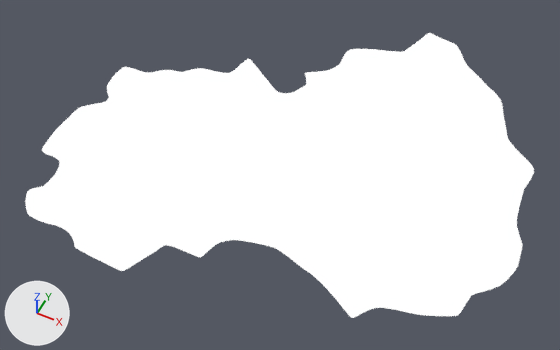
Before and after pictures for a commit that changed the glTF model front/public/models/Fragment/Fragment.glb.
One viewpoint serves both versions: a 50 mm camera at (0.435, -0.963, 1.041) aimed at (-0.019, -0.054, -0.095). The lights are fixed; the arrows at lower left show +X, +Y and +Z. Where no turn or scale is listed for an object, it has been applied to the vertices. Vertices at the same position are counted once.
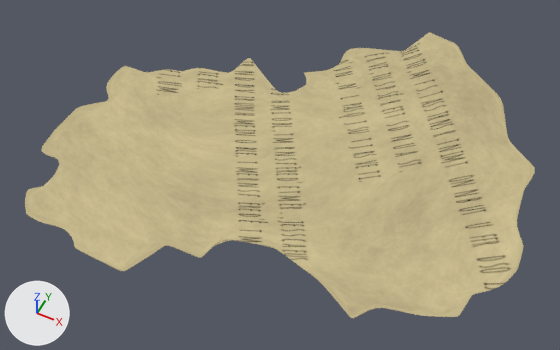
Edits to the scene script, one JSON object a line:
```json
{"op": "add", "block": "img_fragment", "code": ["img_fragment = load_image('Fragment', '_unpacked/Fragment', 1024, 1024, 'sRGB')"]}
{"op": "add", "block": "mat_material_001", "code": "n2 = _N.new('ShaderNodeTexImage'); n2.name = 'Image Texture'"}
{"op": "add", "block": "mat_material_001", "code": "n2.image = img_fragment"}
{"block": "mat_material_001", "where": "n0 = _N.new('ShaderNodeBsdfPrincipled'); n0.name = 'Principled BSDF'"}
{"op": "add", "block": "mat_material_001", "code": "_L.new(n2.outputs[0], n0.inputs[27])  # 'Color' to 'Emission Color'"}
{"block": "me_plane_006", "where": "# used by ob_plane; location = (0.0, 0.0, -0.005)"}
{"op": "remove", "block": "me_plane_006", "code": "me_plane_006.from_pydata(...)  # 2078 vertices, 4152 faces; spans x -0.455..0.454, y -0.408..0.406, z -0.106..-0.005"}
{"op": "add", "block": "me_plane_006", "code": "me_plane_006.from_pydata(...)  # 2638 vertices, 5272 faces; spans x -0.457..0.455, y -0.408..0.406, z -0.106..-0.005"}
{"block": "me_plane_006", "change": "me_plane_006 part 1: 69 vertices moved from x -0.454..0.445, y -0.404..0.388, z -0.095..-0.006 to x -0.455..0.446, y -0.404..0.388, z -0.095..-0.005; 260 vertices removed from x -0.455..0.454, y -0.407..0.405, z -0.095..-0.006; 820 vertices added at x -0.457..0.455, y -0.408..0.406, z -0.096..-0.005"}
{"block": "me_plane_006", "change": "me_plane_006 part 2: 2948 kept faces spanning x -0.455..0.451, y -0.407..0.405, z -0.106..-0.005 get new texture (UV) coordinates"}
```

Where the change shows, as pixel boxes (x1, y1, x2, y2) in the pictures (560 x 350 px):
```json
{"object": "Plane", "change": "surface changed, reshaped", "before": [25, 33, 534, 318], "after": [25, 32, 535, 318], "on screen": "white to beige"}
{"part": 1, "of": "me_plane_006", "change": "built on", "before": [25, 34, 534, 318], "after": [25, 32, 535, 318]}
{"part": 2, "of": "me_plane_006", "change": "surface changed", "before": [27, 33, 533, 316], "after": [27, 33, 533, 316], "on screen": "white to beige"}
```
